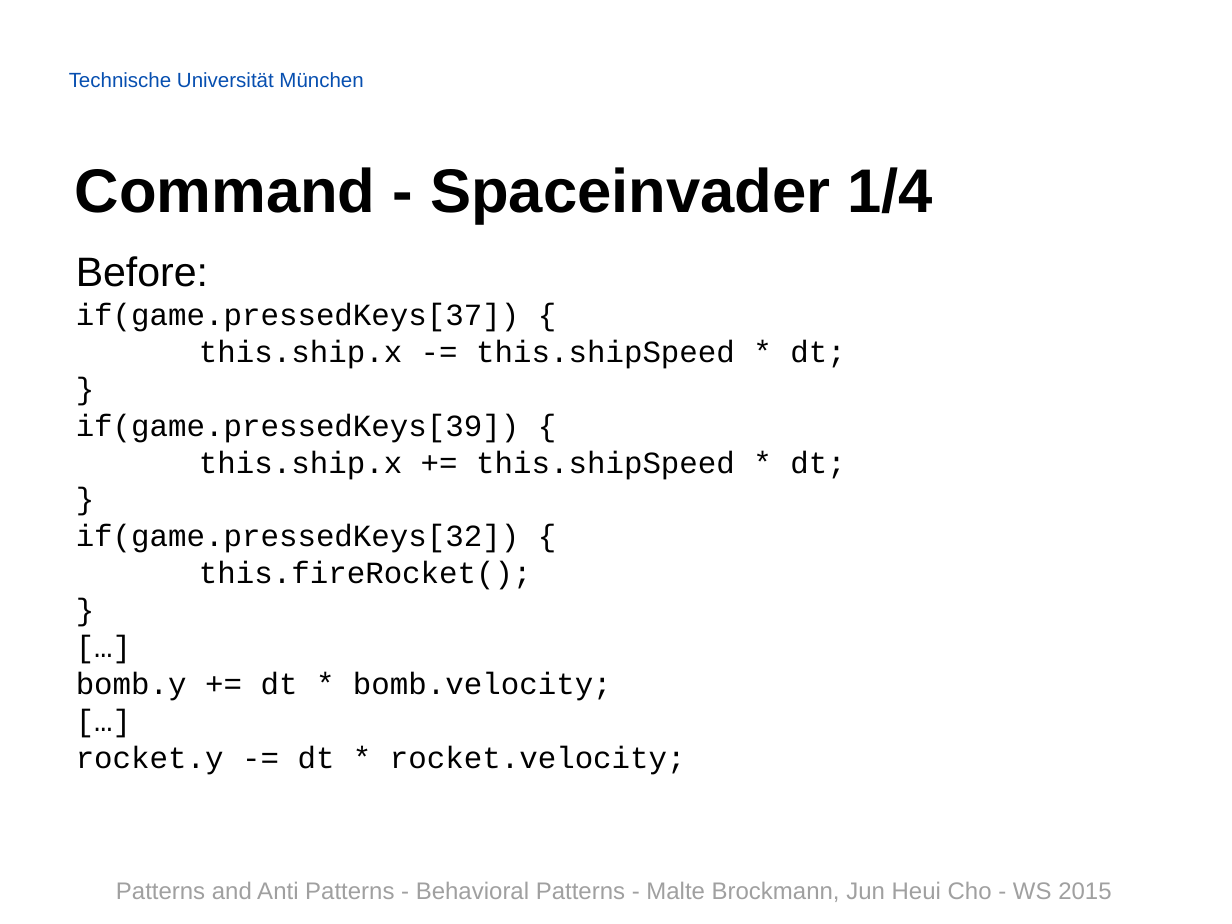
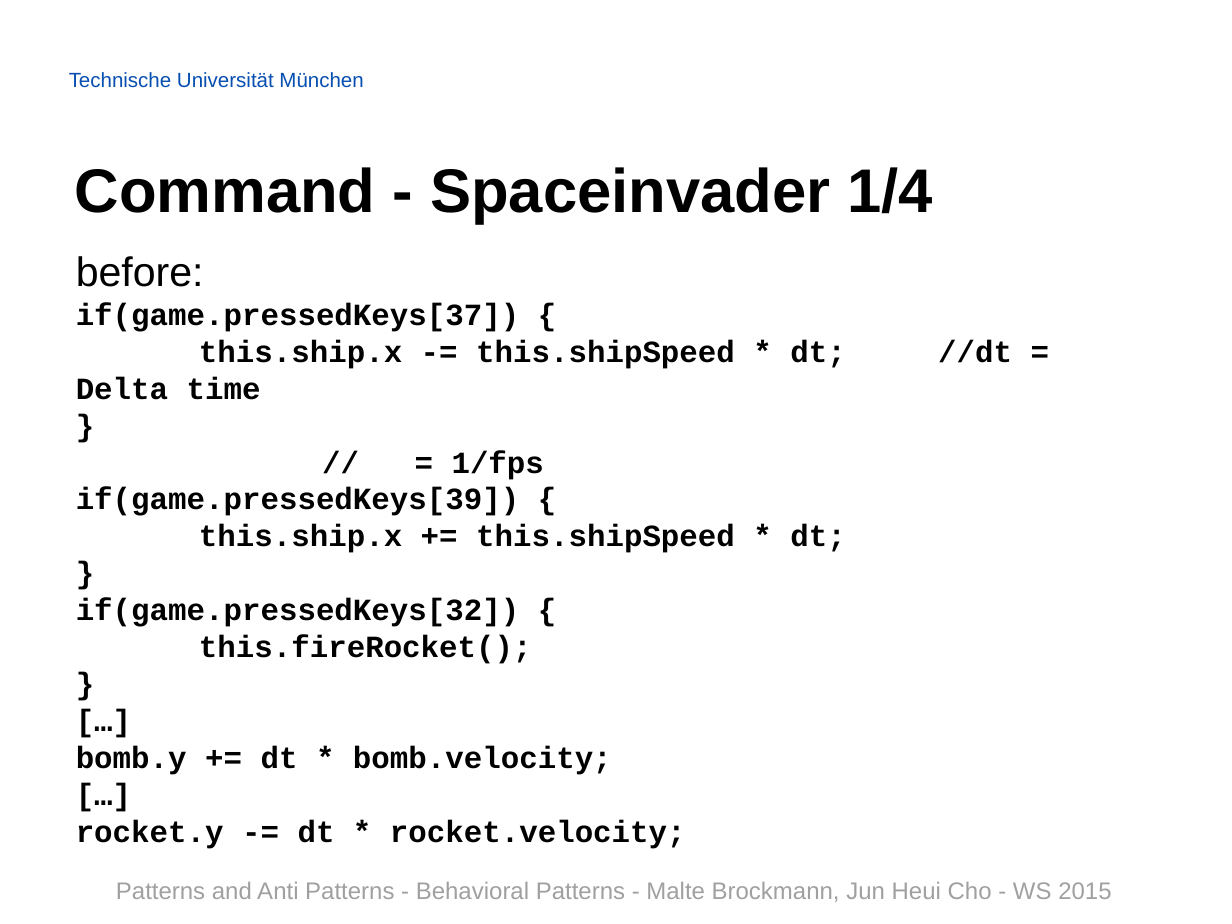
Before and after one commit to Painted6/Behavioral-design-patterns, a slide deck: slide 7 of Behavioral Patterns - JS Patterns and Anti Patterns.pptx (slide 8 before the commit). Drawn at 1232x924 pixels with LibreOffice and Linux fonts; fonts in the diff are those of the drawing; background and template pictures are left out. Boxes give left, top, right and bottom in pixels: in the first picture for what was removed or moved away, otherwise in the second. Text is boxed around its words. In the diff, an @@ line names an element or a change of style, - is before the commit and + after.

```diff
--- a/Behavioral Patterns - JS Patterns and Anti Patterns.pptx
+++ b/Behavioral Patterns - JS Patterns and Anti Patterns.pptx
@@ text at bbox=[76, 256, 204, 287]: text changed @@
-Before:
+before:
@@ text at bbox=[76, 303, 845, 849]: bold on in "if(game.pressedKeys[37]) {", "if(game.pressedKeys[39]) {", "this.ship.x += this.shipSpeed * dt;", "}" and 7 more places @@
@@ text at bbox=[76, 340, 845, 480]: text changed; bold on @@
-this.ship.x -= this.shipSpeed * dt;
-}
+this.ship.x -= this.shipSpeed * dt; //dt = Delta time
+} // = 1/fps
```
Also in this commit, not shown: 28 other slides changed, 2 slides added, 1 slide removed.
